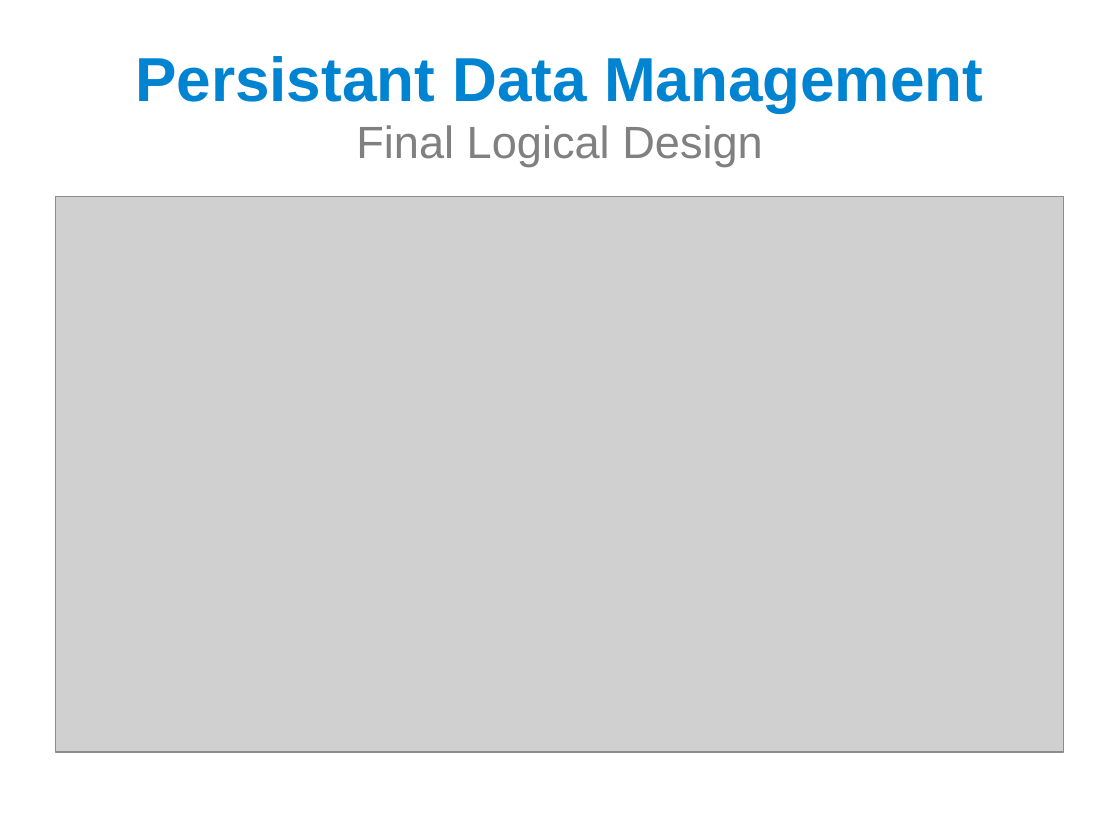
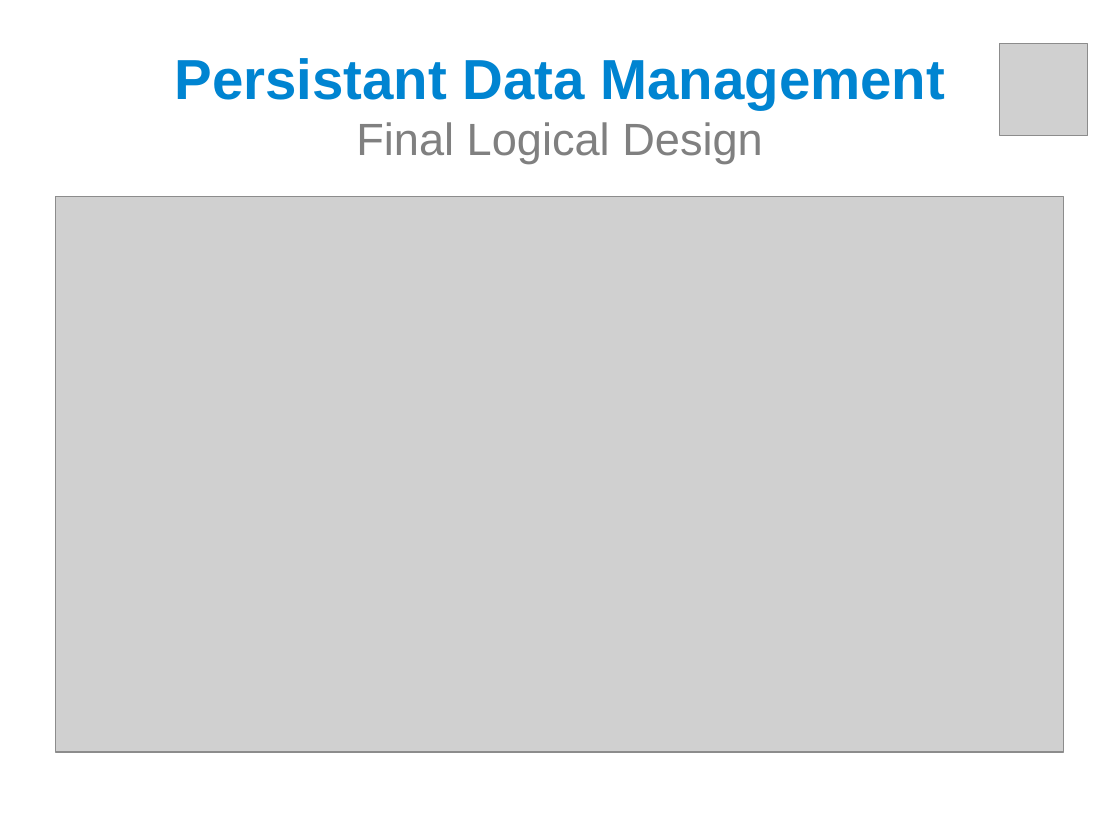
Before and after one commit to nico-mkhatvari/SE2, a slide deck: slide 22 of Presentation.odp (slide 17 before the commit). Drawn at 1120x840 pixels with LibreOffice and Linux fonts; fonts in the diff are those of the drawing; grey boxes stand for pictures. Boxes give left, top, right and bottom in pixels: in the first picture for what was removed or moved away, otherwise in the second. Text is boxed around its words. In the diff, an @@ line names an element or a change of style, - is before the commit and + after.

```diff
--- a/Presentation.odp
+++ b/Presentation.odp
@@ title "Persistant Data Management Final Logical ..." at [175,58,945,164]: size 44 to 40 pt in "Persistant Data Management" @@
@@ picture added at [1000,44,1088,136] @@
```
Also in this commit, not shown: 15 other slides changed, 9 slides added, 4 slides removed.
